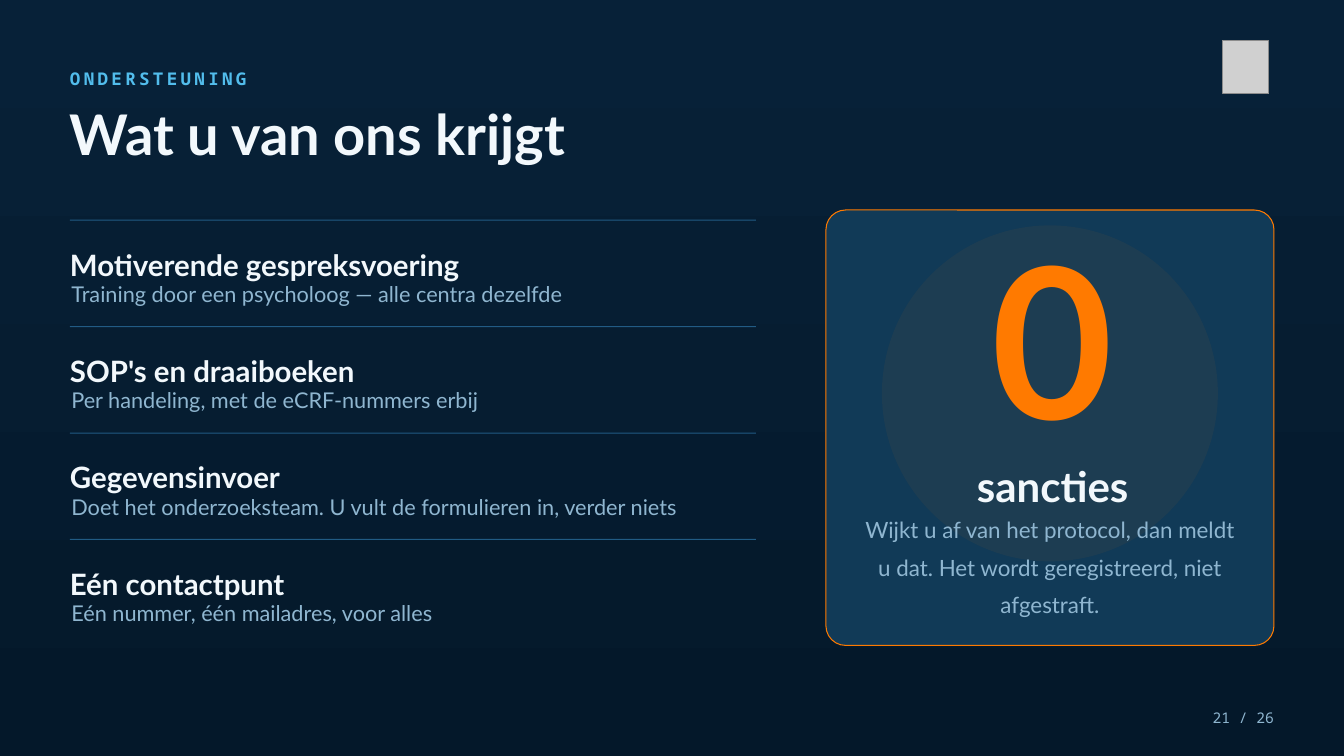
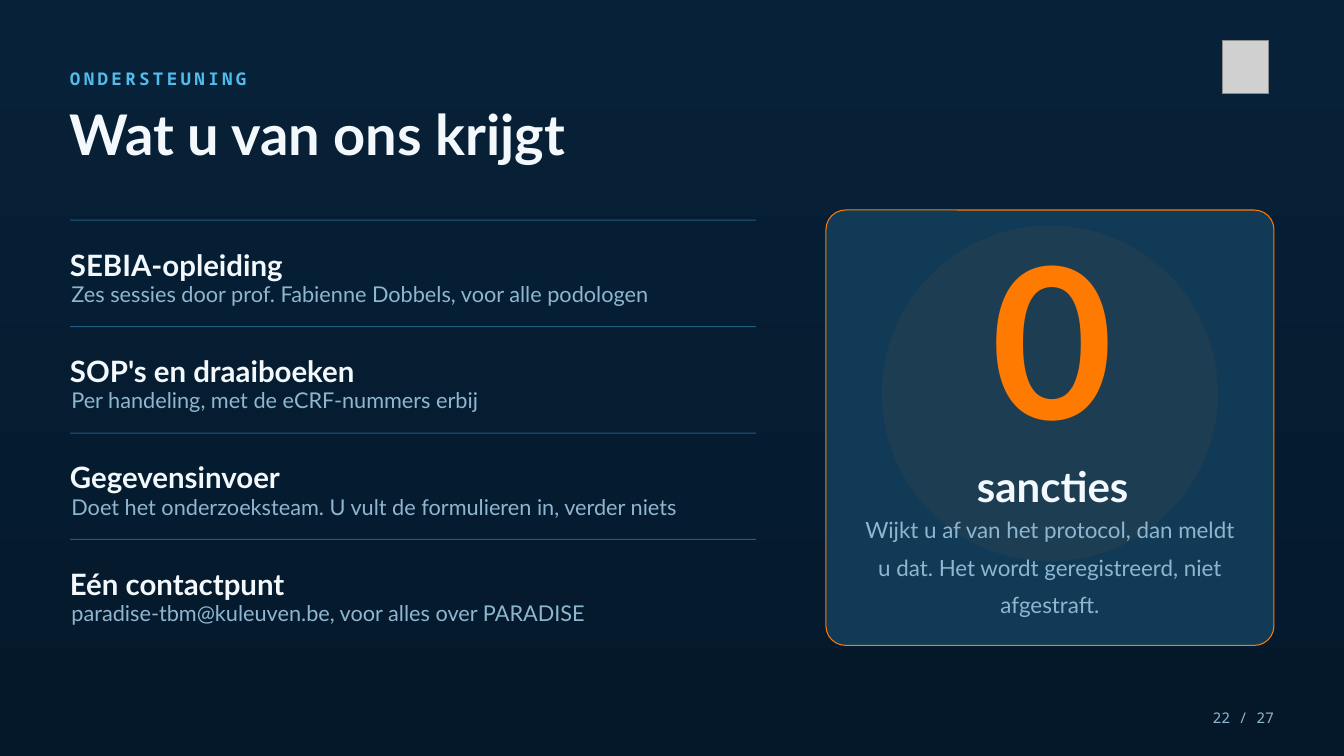
Before and after one commit to Dellfs/paradise-project, a slide deck: slide 22 of PARADISE_presentatie/PARADISE_az_groeninge.pptx (slide 21 before the commit). Drawn at 1344x756 pixels with LibreOffice and Linux fonts; fonts in the diff are those of the drawing; grey boxes stand for pictures. Boxes give left, top, right and bottom in pixels: in the first picture for what was removed or moved away, otherwise in the second. Text is boxed around its words. In the diff, an @@ line names an element or a change of style, - is before the commit and + after.

```diff
--- a/PARADISE_presentatie/PARADISE_az_groeninge.pptx
+++ b/PARADISE_presentatie/PARADISE_az_groeninge.pptx
@@ text at (70, 254, 283, 281): text changed @@
-Motiverende gespreksvoering
+SEBIA-opleiding
@@ text at (71, 286, 648, 306): text changed @@
-Training door een psycholoog — alle centra dezelfde
+Zes sessies door prof. Fabienne Dobbels, voor alle podologen
@@ text at (71, 605, 585, 625): text changed @@
-Eén nummer, één mailadres, voor alles
+paradise-tbm@kuleuven.be, voor alles over PARADISE
@@ text at (1213, 712, 1274, 723): text changed @@
-21 / 26
+22 / 27
```
Also in this commit, not shown: 21 other slides changed, 2 slides added, 1 slide removed, 1 other file.
